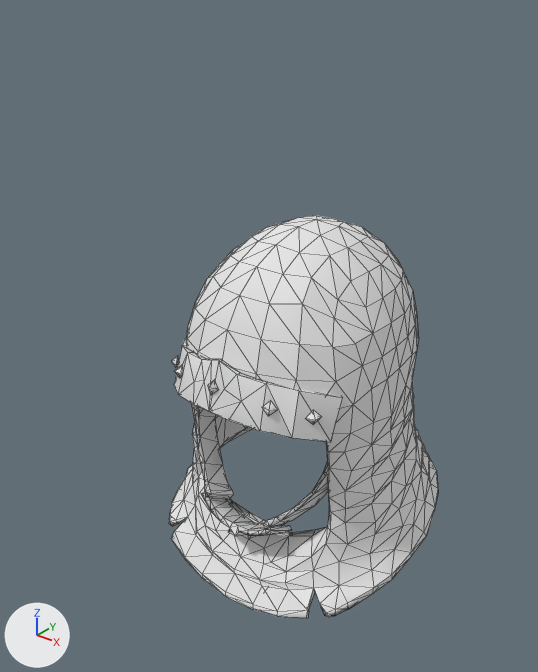
The glTF model godot-client/assets/actors/native/equipment/variants/votary_female/militia_helmet_05.glb as it was, and as the next commit left it.
The view is the same before and after, from a 50 mm lens placed at (0.316, -0.401, 0.27), pointed at (-0.007, 0.003, 0.019). Every picture has the same lights, and +X, +Y and +Z are marked at lower left. The first picture is the older version. Mesh edges are drawn as thin lines. Vertices at exactly the same position are counted once.

Objects in the first picture: 'Mail Coif'.
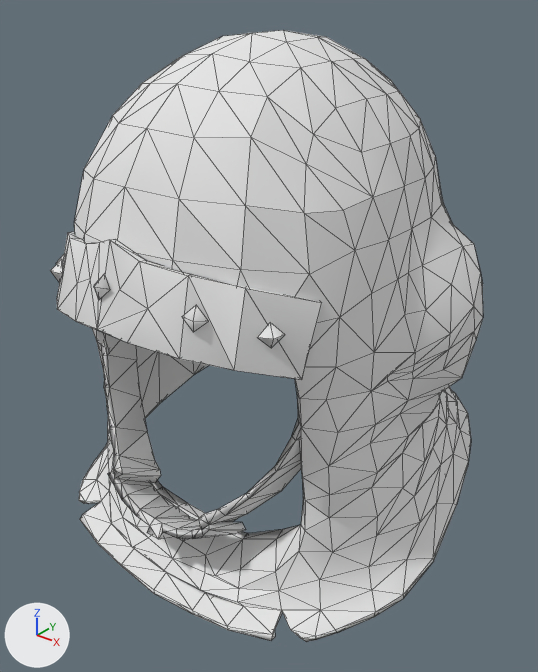
The change, as a list of edits to the scene's bpy script:
```text
Change me_mail_coif:
    used by ob_mail_coif; location = (0.0, 0.0, 0.0)
    remove me_mail_coif.from_pydata(...)  # 838 vertices, 1640 faces; spans x -0.114..0.115, y -0.074..0.182, z -0.192..0.101
    add me_mail_coif.from_pydata(...)  # 965 vertices, 1894 faces; spans x -0.153..0.154, y -0.162..0.185, z -0.132..0.238
    me_mail_coif part 1: the loose piece of 38 vertices spanning x 0.026..0.076, y -0.05..0.008, z -0.129..-0.013 is scaled about its middle by 1.35, then moved by (0.018, -0.07, 0.075)
    me_mail_coif part 2: the loose piece of 43 vertices spanning x -0.039..0.04, y -0.054..-0.026, z -0.145..-0.112 is scaled about its middle by 1.35, then moved by (0.0, -0.077, 0.055)
    me_mail_coif part 3: the loose piece of 6 vertices spanning x 0.062..0.07, y -0.044..-0.035, z -0.01..0.001 is scaled about its middle by 1.31, then moved by (0.023, -0.076, 0.099)
    me_mail_coif part 4: the loose piece of 41 vertices spanning x -0.076..0.076, y -0.074..-0.016, z -0.027..0.028 is scaled about its middle by 1.35, then moved by (0.0, -0.078, 0.101)
    me_mail_coif part 5: the loose piece of 39 vertices spanning x -0.075..-0.025, y -0.05..0.008, z -0.129..-0.013 is scaled about its middle by 1.35, then moved by (-0.018, -0.07, 0.075)
    me_mail_coif part 6: the loose piece of 6 vertices spanning x -0.047..-0.038, y -0.062..-0.056, z -0.003..0.008 is scaled about its middle by 1.31, then moved by (-0.015, -0.083, 0.101)
    me_mail_coif part 7: the loose piece of 6 vertices spanning x 0.038..0.047, y -0.062..-0.056, z -0.003..0.008 is scaled about its middle by 1.31, then moved by (0.015, -0.083, 0.101)
    me_mail_coif part 8: the loose piece of 6 vertices spanning x -0.006..0.006, y -0.073..-0.067, z 0.003..0.014 is scaled about its middle by 1.31, then moved by (0.0, -0.087, 0.103)
    me_mail_coif part 9: the loose piece of 6 vertices spanning x -0.07..-0.062, y -0.044..-0.035, z -0.01..0.001 is scaled about its middle by 1.31, then moved by (-0.023, -0.076, 0.099)
    me_mail_coif part 10: the loose piece of 647 vertices spanning x -0.114..0.115, y -0.064..0.182, z -0.192..0.101 is rebuilt with 774 vertices and now spans x -0.153..0.154, y -0.148..0.185, z -0.132..0.238
```

Changed parts and their boxes [x1, y1, x2, y2] in the pictures (538 x 672 px; the box of a moved part takes in the faces that stretch with it):
'Mail Coif', reshaped (61% wider, 52% taller)
    before: [169, 215, 438, 618]
    after: [50, 30, 483, 642]
part 1 of me_mail_coif, moved or reshaped
    before: [264, 464, 329, 530]
    after: [199, 419, 301, 530]
part 2 of me_mail_coif, moved or reshaped
    before: [201, 492, 292, 536]
    after: [108, 471, 245, 539]
part 3 of me_mail_coif, moved or reshaped
    before: [305, 410, 321, 425]
    after: [257, 322, 285, 348]
part 4 of me_mail_coif, moved or reshaped
    before: [174, 338, 343, 442]
    after: [57, 232, 322, 380]
part 5 of me_mail_coif, moved or reshaped
    before: [195, 407, 233, 499]
    after: [101, 334, 161, 483]
part 6 of me_mail_coif, moved or reshaped
    before: [175, 365, 183, 378]
    after: [50, 259, 62, 282]
part 7 of me_mail_coif, moved or reshaped
    before: [262, 400, 278, 416]
    after: [182, 305, 209, 332]
part 8 of me_mail_coif, moved or reshaped
    before: [208, 380, 219, 395]
    after: [94, 275, 110, 300]
part 9 of me_mail_coif, moved or reshaped
    before: [172, 355, 178, 368]
    after: [56, 254, 64, 264]
part 10 of me_mail_coif, rebuilt (52% wider, 52% taller)
    before: [169, 215, 438, 618]
    after: [74, 30, 483, 642]
